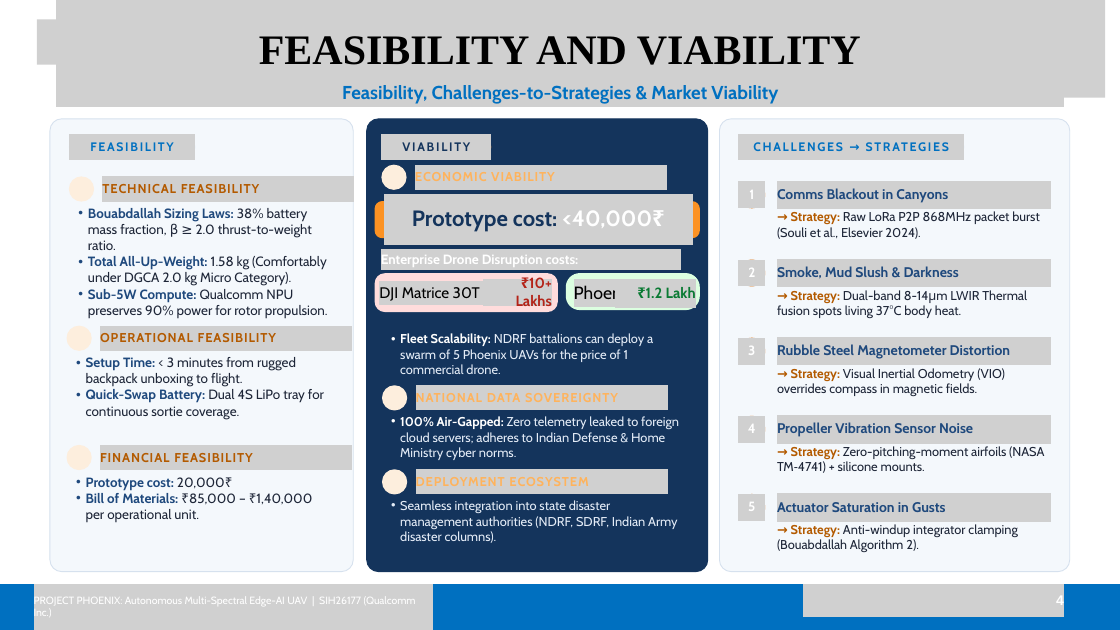
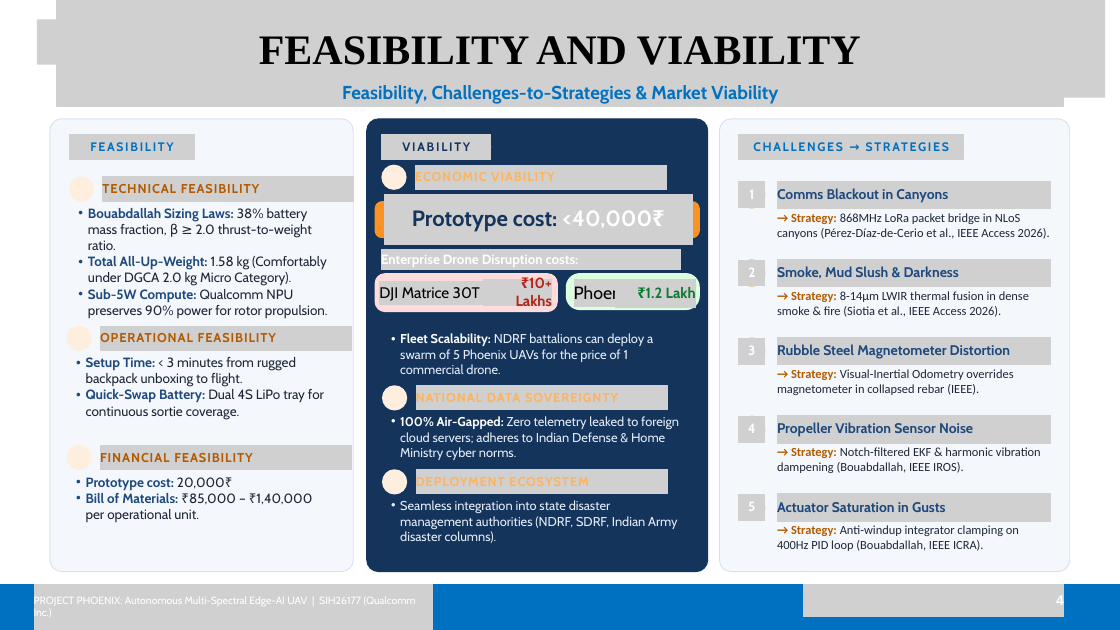
Before and after one commit to jvstin47/Phoenix-SIH26177-SAR-UAV, a slide deck: slide 4 of Copy of SIH26177_v6.pptx.pptx. Drawn at 1120x630 pixels with LibreOffice and Linux fonts; fonts in the diff are those of the drawing; grey boxes stand for pictures; background and template pictures are left out. Boxes give left, top, right and bottom in pixels: in the first picture for what was removed or moved away, otherwise in the second. Text is boxed around its words. In the diff, an @@ line names an element or a change of style, - is before the commit and + after.

Commit message:
feat: enhance Slide 4 with IEEE citations and sort Slide 6 chronologically descending

```diff
--- a/Copy of SIH26177_v6.pptx.pptx
+++ b/Copy of SIH26177_v6.pptx.pptx
@@ text at [777,213,1050,239]: text changed; size 16.5 to 16 pt; font Cabin to Calibri @@
-→ Strategy: Raw LoRa P2P 868MHz packet burst (Souli et al., Elsevier 2024).
+→ Strategy: 868MHz LoRa packet bridge in NLoS canyons (Pérez-Díaz-de-Cerio et al., IEEE Access 2026).
@@ text at [777,291,1029,317]: text changed; size 16.5 to 16 pt; font Cabin to Calibri @@
-→ Strategy: Dual-band 8-14μm LWIR Thermal fusion spots living 37°C body heat.
+→ Strategy: 8-14μm LWIR thermal fusion in dense smoke & fire (Siotia et al., IEEE Access 2026).
@@ text at [777,369,1013,395]: text changed; size 16.5 to 16 pt; font Cabin to Calibri @@
-→ Strategy: Visual Inertial Odometry (VIO) overrides compass in magnetic fields.
+→ Strategy: Visual-Inertial Odometry overrides magnetometer in collapsed rebar (IEEE).
@@ text at [777,447,1041,473]: text changed; size 16.5 to 16 pt; font Cabin to Calibri @@
-→ Strategy: Zero-pitching-moment airfoils (NASA TM‑4741) + silicone mounts.
+→ Strategy: Notch-filtered EKF & harmonic vibration dampening (Bouabdallah, IEEE IROS).
@@ text at [777,525,1019,551]: text changed; size 16.5 to 16 pt; font Cabin to Calibri @@
-→ Strategy: Anti-windup integrator clamping (Bouabdallah Algorithm 2).
+→ Strategy: Anti-windup integrator clamping on 400Hz PID loop (Bouabdallah, IEEE ICRA).
```
Also in this commit, not shown: 1 other slide changed, 1 other file.
